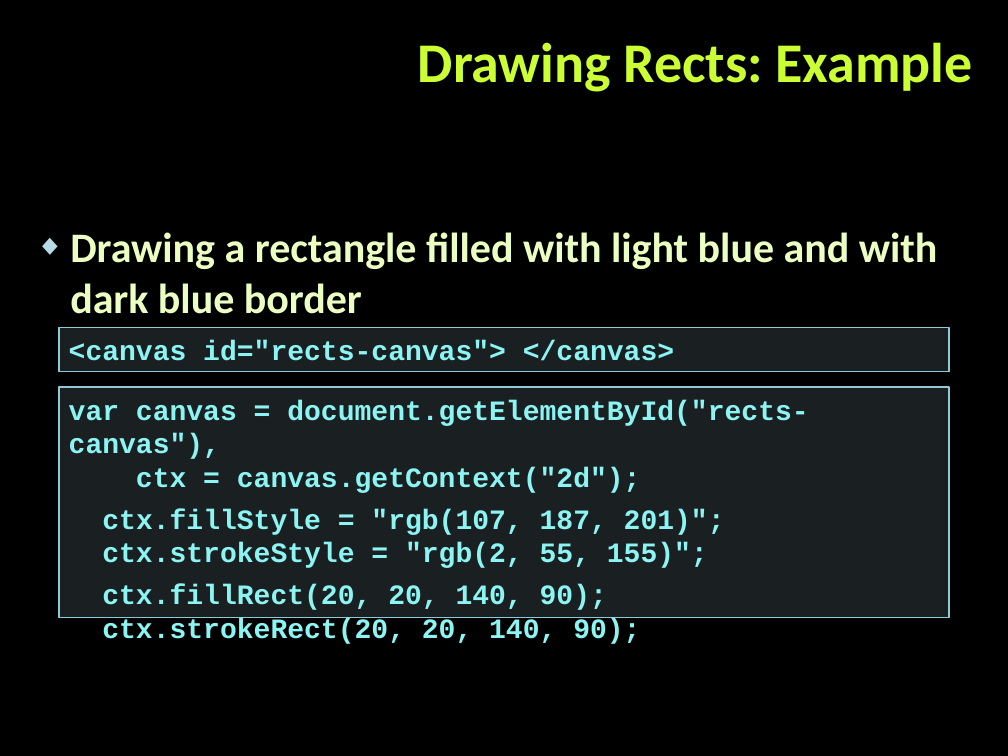
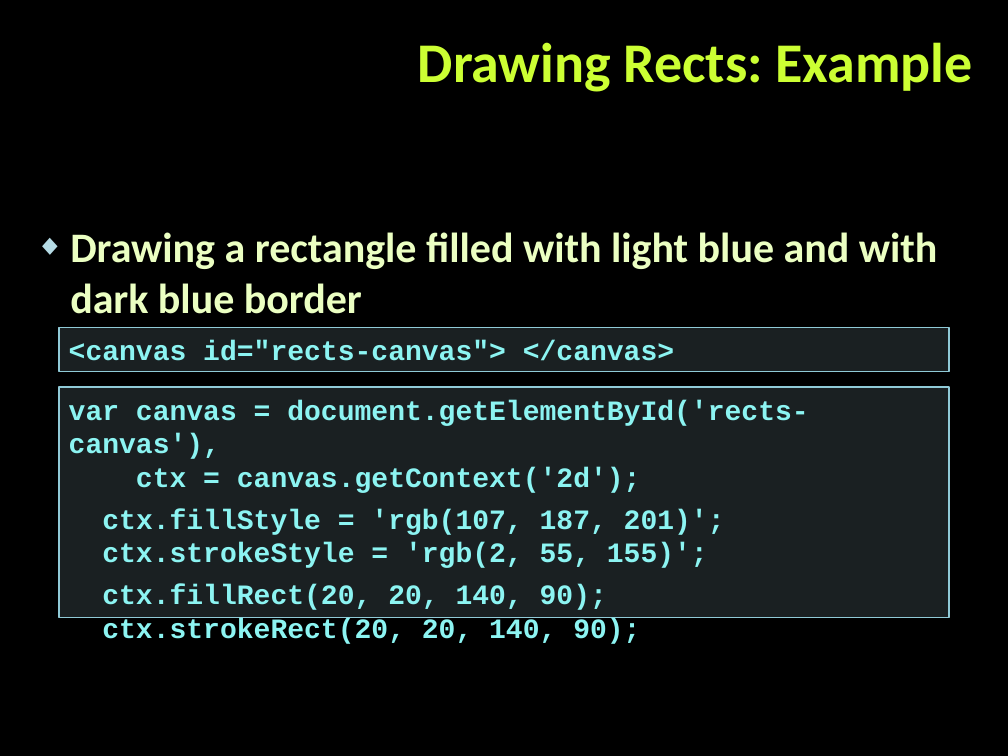
Before and after one commit to StefanSinapov/TelerikAcademy, a slide deck: slide 12 of 8. JavaScript UI & DOM/Lectures/02. Canvas.pptx. Drawn at 1008x756 pixels with LibreOffice and Linux fonts; fonts in the diff are those of the drawing; background and template pictures are left out. Boxes give left, top, right and bottom in pixels: in the first picture for what was removed or moved away, otherwise in the second. Text is boxed around its words. In the diff, an @@ line names an element or a change of style, - is before the commit and + after.

```diff
--- a/8. JavaScript UI & DOM/Lectures/02. Canvas.pptx
+++ b/8. JavaScript UI & DOM/Lectures/02. Canvas.pptx
@@ text in rectangle at <box>69,400,808,568</box>: text changed @@
-var canvas = document.getElementById("rects-canvas"),
-ctx = canvas.getContext("2d");
-ctx.fillStyle = "rgb(107, 187, 201)";
-ctx.strokeStyle = "rgb(2, 55, 155)";
+var canvas = document.getElementById('rects-canvas'),
+ctx = canvas.getContext('2d');
+ctx.fillStyle = 'rgb(107, 187, 201)';
+ctx.strokeStyle = 'rgb(2, 55, 155)';
```
Also in this commit, not shown: 8 other slides changed, 5 slides added, 6 other files.
